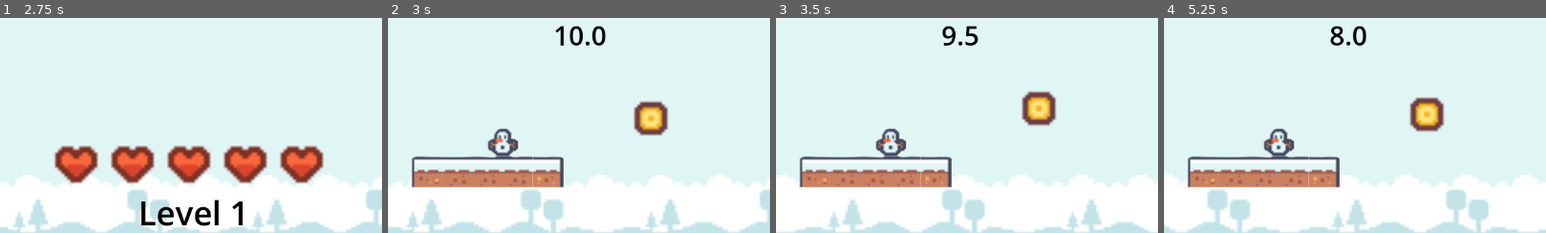
Above: before the commit, frames 1-4 (left to right).
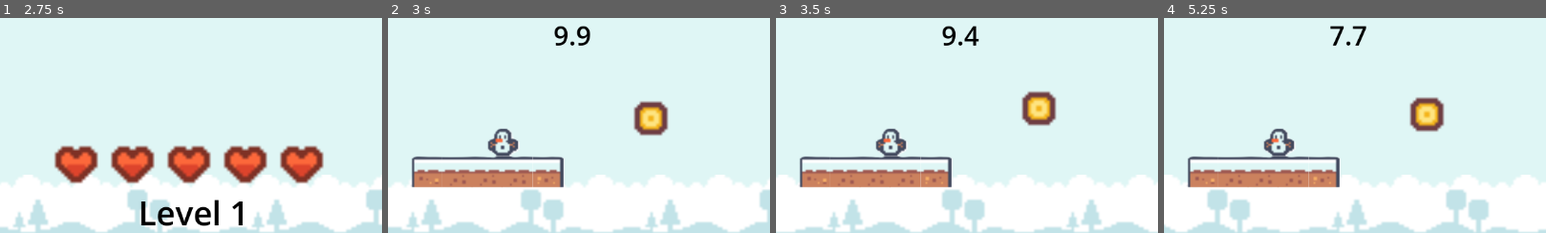
Above: after the commit, the same moments.

Repository: Shaurya-ey/Pixel-Run
Game: Godot game, scene res://Scenes/title_scenes.tscn
Same seed, same stepped clock (60 frames per second), same inputs: the game is played once before the commit and once after it.
Inputs (mouse positions are % of the whole screen's width and height, from its top left):
- Up to frame 1 (2.75 s): click "Start" at 0.5 s; tap Enter (ui_accept) at 1.25, 1.52, 2.27 s; move the mouse to (72, 45) at 1.27 s; hold Right (ui_right) from 1.28 s (still down); tap Alt at 1.35 s; click (72, 45) at 1.42 s; move the mouse to (30, 55) at 2.02 s; tap Shift at 2.1 s
- Up to frame 2 (3 s): move the mouse to (60, 28) at 2.77 s; release Right (ui_right) at 2.78 s; hold Left (ui_left) from 2.78 s (still down); tap Alt at 2.85 s
- Up to frame 3 (3.5 s): keep holding Left (ui_left)
- Up to frame 4 (5.25 s): move the mouse to (45, 70) at 3.52 s; release Left (ui_left) at 3.53 s; hold Right (ui_right) 3.53-5.03 s; tap Shift at 3.6, 5.1 s; click (45, 70) at 3.67 s; tap Enter (ui_accept) at 3.77, 4.52 s; move the mouse to (80, 65) at 4.27 s; tap Alt at 4.35 s; move the mouse to (20, 35) at 5.02 s; hold Left (ui_left) from 5.03 s (still down)
The pictures show only the part of the screen within x 24-74%, y 3-53%; the shares and areas given below are measured in that part.

Frame 1 is identical in both runs. In frame 2, 0.8% of the frame differs, in the area x 43-57%, y 3-13%; in frame 3, 0.2%; in frame 4, 0.5%.

Commit message:
bug fixiation

Diff:
--- a/coin.gd
+++ b/coin.gd
@@ -5,19 +5,27 @@
 @onready var player_area: Area2D = $"../Player/Area2D"
 
 signal coin_collected
-signal garlic_collected
+
+var is_collected: bool = false
 
 
 func _process(_delta: float) -> void:
+	if is_collected:
+		return
 	if player_area and self_area and player_area.overlaps_area(self_area):
-		if visible:
-			emit_signal("coin_collected")
-			emit_signal("garlic_collected")
-			hide()
+		collect()
 
 
 func _on_area_2d_area_entered(area: Area2D) -> void:
-	if area == player_area and visible:
-		emit_signal("coin_collected")
-		emit_signal("garlic_collected")
-		hide()
+	if is_collected:
+		return
+	if area == player_area:
+		collect()
+
+
+func collect() -> void:
+	if is_collected:
+		return
+	is_collected = true
+	emit_signal("coin_collected")
+	hide()
--- a/minigame_1.gd
+++ b/minigame_1.gd
@@ -1,39 +1,61 @@
 extends Node2D
 
 @onready var themed_timer: Node2D = $ThemedTimer
+@onready var status_label: Label = $StatusLabel
 
 var garlic_collected: int = 0
-var timer_end: bool = false
 var completed: bool = false
+const TOTAL_COINS: int = 3
 
 
 func _ready() -> void:
+	if status_label:
+		status_label.text = ""
 	await themed_timer.Timer(10.0)
-	timer_end = true
+	if not completed:
+		_on_timeout()
 
 
-func _process(_delta: float) -> void:
+func _on_coin_collected() -> void:
 	if completed:
 		return
 
-	if garlic_collected >= 3:
-		completed = true
-		if Global.minigames_done >= 3:
-			get_tree().change_scene_to_file("res://Scenes/title_scenes.tscn")
-		else:
-			get_tree().change_scene_to_file("res://level_scene.tscn")
-		return
+	garlic_collected += 1
+	if garlic_collected >= TOTAL_COINS:
+		_on_cleared()
 
-	if timer_end:
-		completed = true
-		Global.minigames_done = max(0, Global.minigames_done - 1)
-		Global.lives -= 1
+
+func garlic_collect() -> void:
+	_on_coin_collected()
+
+
+func _on_cleared() -> void:
+	completed = true
+	themed_timer.stop()
+	if status_label:
+		status_label.text = "CLEARED!"
+	await get_tree().create_timer(1.5).timeout
+
+	if Global.minigames_done >= 3:
+		get_tree().change_scene_to_file("res://Scenes/title_scenes.tscn")
+	else:
 		get_tree().change_scene_to_file("res://level_scene.tscn")
 
 
-func garlic_collect() -> void:
-	garlic_collected += 1
+func _on_timeout() -> void:
+	completed = true
+	Global.lives -= 1
+	Global.minigames_done = max(0, Global.minigames_done - 1)
 
-
-func _on_coin_collected() -> void:
-	garlic_collect()
+	if Global.lives <= 0:
+		if status_label:
+			status_label.text = "GAME OVER!"
+			status_label.set("theme_override_colors/font_color", Color(0.9, 0.1, 0.1, 1))
+		await get_tree().create_timer(2.0).timeout
+		get_tree().change_scene_to_file("res://Scenes/title_scenes.tscn")
+	else:
+		if status_label:
+			status_label.text = "TIME'S UP!"
+			status_label.set("theme_override_colors/font_color", Color(0.9, 0.2, 0.2, 1))
+		await get_tree().create_timer(1.5).timeout
+		get_tree().change_scene_to_file("res://level_scene.tscn")
--- a/minigame_1.tscn
+++ b/minigame_1.tscn
@@ -282,9 +282,18 @@
 position = Vector2(241, 352)
 shape = SubResource("CircleShape2D_47ks3")
 
+[node name="StatusLabel" type="Label" parent="." unique_id=123456789]
+offset_left = 276.0
+offset_top = 260.0
+offset_right = 876.0
+offset_bottom = 380.0
+theme_override_colors/font_color = Color(0, 0, 0, 1)
+theme_override_colors/font_outline_color = Color(1, 1, 1, 1)
+theme_override_constants/outline_size = 12
+theme_override_font_sizes/font_size = 64
+horizontal_alignment = 1
+vertical_alignment = 1
+
 [connection signal="coin_collected" from="Coin1" to="." method="_on_coin_collected"]
-[connection signal="garlic_collected" from="Coin1" to="." method="_on_coin_collected"]
 [connection signal="coin_collected" from="Coin2" to="." method="_on_coin_collected"]
-[connection signal="garlic_collected" from="Coin2" to="." method="_on_coin_collected"]
 [connection signal="coin_collected" from="Coin3" to="." method="_on_coin_collected"]
-[connection signal="garlic_collected" from="Coin3" to="." method="_on_coin_collected"]
--- a/timer.gd
+++ b/timer.gd
@@ -3,30 +3,35 @@
 @onready var timer: RichTextLabel = get_node_or_null("Timer") if get_node_or_null("Timer") else get_node_or_null("timer")
 
 var time: float = 10.0
+var is_running: bool = false
 
 
-# Called when the node enters the scene tree for the first time.
 func _ready() -> void:
 	pass
 
 
-# Called every frame. 'delta' is the elapsed time since the previous frame.
-func _process(_delta: float) -> void:
+func _process(delta: float) -> void:
+	if is_running and time > 0.0:
+		time = max(0.0, time - delta)
+		if time <= 0.0:
+			is_running = false
+			time = 0.0
+
 	if timer:
 		timer.text = "%.1f" % max(0.0, time)
 
 
 func Timer(start_time: float) -> void:
 	time = start_time
-	while time > 0.05:
-		await wait(0.1)
-		time = max(0.0, time - 0.1)
-	time = 0.0
+	is_running = true
+	while time > 0.0 and is_running:
+		await get_tree().process_frame
+	is_running = false
+
+
+func stop() -> void:
+	is_running = false
 
 
 func _Timer(start_time: float) -> void:
 	await Timer(start_time)
-
-
-func wait(seconds: float) -> void:
-	await get_tree().create_timer(seconds).timeout
--- a/timer_screen.gd
+++ b/timer_screen.gd
@@ -14,6 +14,9 @@
 
 func _ready() -> void:
 	if Global.lives <= 0:
+		level.text = "GAME OVER"
+		timer.text = "0.0"
+		await get_tree().create_timer(2.0).timeout
 		get_tree().change_scene_to_file("res://Scenes/title_scenes.tscn")
 		return
 
